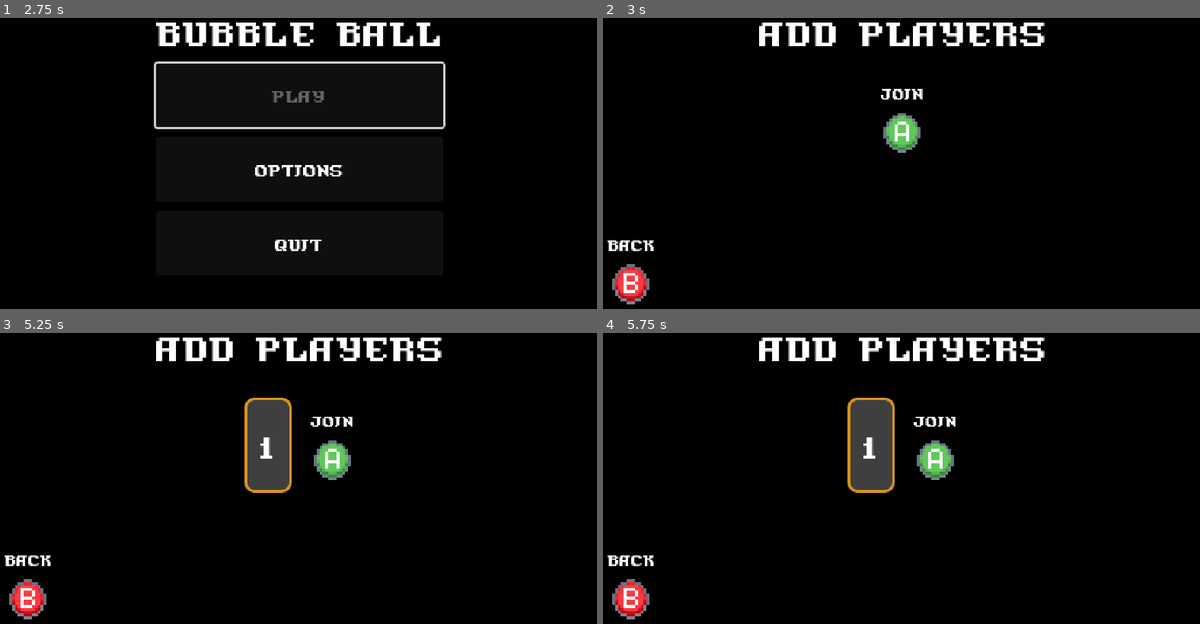
Above: before the commit, frames 1-4 (two rows, left to right).
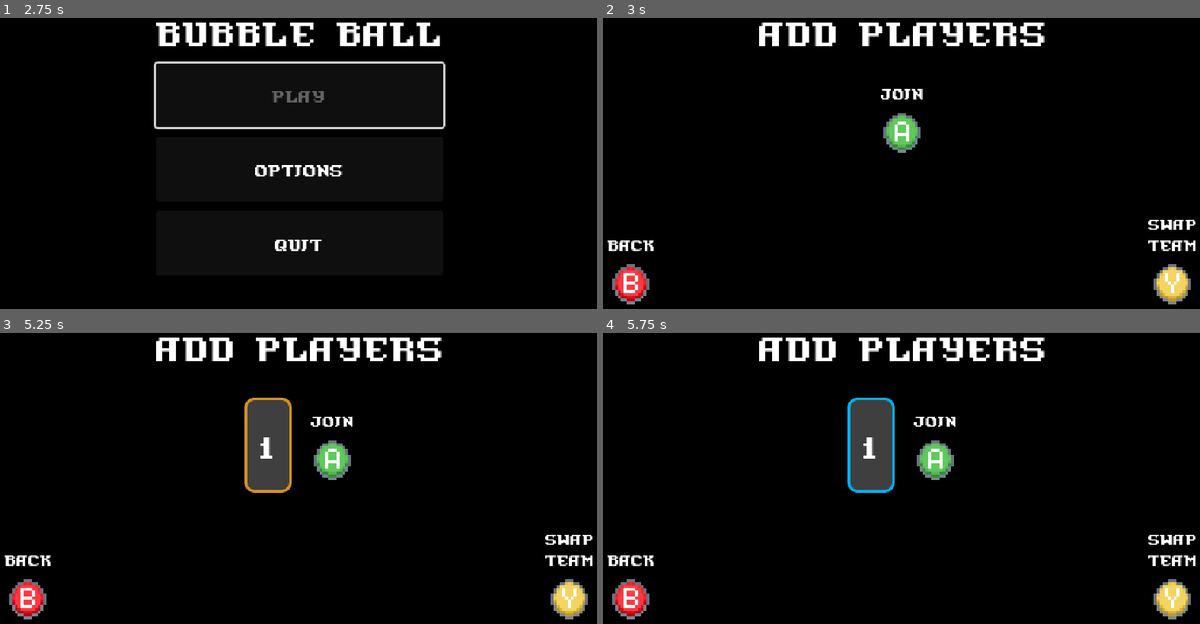
Above: after the commit, the same moments.

Repository: kyleyoung1121/BubbleBall
Game: Godot game, scene res://scenes & scripts/menu/main_menu.tscn
The game is run twice, just before and just after one commit, with the same random seed, the same clock (stepped at 60 frames per second) and the same inputs. Sound files missing from this copy of the repository are replaced by a short silence.
Inputs (mouse positions are in pixels of both pictures, inside the frame that each line leads up to):
- Up to frame 1 (2.75 s): click "Play" at 0.5 s; click "Play" at 1.25 s; click "Options" at 2 s
- Up to frame 2 (3 s): tap Enter (join) at 2.75 s; tap Y (team_swap, bound only after the commit) at 2.85 s
- Up to frame 3 (5.25 s): tap Space (jump) at 3.02, 4.52 s; click (29, 583) at 3.52 s; tap X (start) at 4.25, 5 s; hold Escape (back) 4.28-5.03 s; tap S (dive) at 4.35 s; tap Y (team_swap, bound only after the commit) at 4.55 s; tap Enter (join) at 5.1 s
- Up to frame 4 (5.75 s): tap Y (team_swap, bound only after the commit) at 5.3 s

Frame 1 is identical in both runs. In frame 2, 1.0% of the frame differs, in the area x 91-100%, y 69-99%; in frame 3, 1.0%; in frame 4, 1.4%, in the area x 40-100%, y 22-99%.

Commit message:
Added alternative UI options for unpause and change team

Diff:
--- a/project.godot
+++ b/project.godot
@@ -122,6 +122,12 @@
 , Object(InputEventJoypadButton,"resource_local_to_scene":false,"resource_name":"","device":-1,"button_index":6,"pressure":0.0,"pressed":true,"script":null)
 ]
 }
+team_swap={
+"deadzone": 0.5,
+"events": [Object(InputEventJoypadButton,"resource_local_to_scene":false,"resource_name":"","device":-1,"button_index":3,"pressure":0.0,"pressed":true,"script":null)
+, Object(InputEventKey,"resource_local_to_scene":false,"resource_name":"","device":-1,"window_id":0,"alt_pressed":false,"shift_pressed":false,"ctrl_pressed":false,"meta_pressed":false,"pressed":false,"keycode":0,"physical_keycode":89,"key_label":0,"unicode":121,"echo":false,"script":null)
+]
+}
 
 [layer_names]
 
--- a/scenes & scripts/gameplay/gameplay.gd
+++ b/scenes & scripts/gameplay/gameplay.gd
@@ -112,6 +112,9 @@
 	if round_in_progress:
 		# If the player presses pause and is allowed, pause. (Time scale becomes 0)
 		if not block_pause and PlayerManager.player_button_pressed("pause"):
+			toggle_pause()
+		# Allow back button to unpause
+		if round_paused and PlayerManager.player_button_pressed("back"):
 			toggle_pause()
 
 
--- a/scenes & scripts/menu/main_menu.tscn
+++ b/scenes & scripts/menu/main_menu.tscn
@@ -6,6 +6,7 @@
 [ext_resource type="Theme" uid="uid://dxnhffmfb2hde" path="res://assets/themes/new_theme.tres" id="3_i51tq"]
 [ext_resource type="Texture2D" uid="uid://cny5vlfq1voyw" path="res://assets/sprites/buttons/b_button.png" id="4_kxs8b"]
 [ext_resource type="Texture2D" uid="uid://mgb8xxk30hnr" path="res://assets/sprites/buttons/x_button.png" id="4_nkhm6"]
+[ext_resource type="Texture2D" uid="uid://k5ywaxkfldte" path="res://assets/sprites/buttons/y_button.png" id="7_ptj8d"]
 
 [sub_resource type="StyleBoxFlat" id="StyleBoxFlat_ijri5"]
 bg_color = Color(0.6, 0.6, 0.6, 0)
@@ -22,7 +23,6 @@
 script = ExtResource("2_ti8ij")
 
 [node name="Main" type="Control" parent="CanvasLayer"]
-visible = false
 layout_mode = 3
 anchors_preset = 15
 anchor_right = 1.0
@@ -83,6 +83,7 @@
 grow_vertical = 2
 
 [node name="PauseMenu" parent="CanvasLayer/Settings" instance=ExtResource("3_2pykj")]
+visible = false
 layout_mode = 1
 
 [node name="AddPlayers" type="Control" parent="CanvasLayer"]
@@ -222,6 +223,50 @@
 theme_override_styles/disabled = SubResource("StyleBoxFlat_ijri5")
 theme_override_styles/focus = SubResource("StyleBoxFlat_ijri5")
 
+[node name="PanelContainer2" type="PanelContainer" parent="CanvasLayer/AddPlayers"]
+layout_mode = 1
+anchors_preset = 3
+anchor_left = 1.0
+anchor_top = 1.0
+anchor_right = 1.0
+anchor_bottom = 1.0
+offset_left = -70.0
+offset_top = -94.0
+grow_horizontal = 0
+grow_vertical = 0
+
+[node name="MarginContainer" type="MarginContainer" parent="CanvasLayer/AddPlayers/PanelContainer2"]
+layout_mode = 2
+theme_override_constants/margin_left = 10
+theme_override_constants/margin_top = 10
+theme_override_constants/margin_right = 10
+theme_override_constants/margin_bottom = 10
+
+[node name="BackToMenuGraphic" type="VBoxContainer" parent="CanvasLayer/AddPlayers/PanelContainer2/MarginContainer"]
+layout_mode = 2
+alignment = 1
+
+[node name="Label" type="Label" parent="CanvasLayer/AddPlayers/PanelContainer2/MarginContainer/BackToMenuGraphic"]
+layout_mode = 2
+size_flags_horizontal = 4
+text = "Swap
+Team"
+horizontal_alignment = 1
+
+[node name="TextureRect" type="TextureRect" parent="CanvasLayer/AddPlayers/PanelContainer2/MarginContainer/BackToMenuGraphic"]
+layout_mode = 2
+size_flags_horizontal = 4
+texture = ExtResource("7_ptj8d")
+stretch_mode = 2
+
+[node name="AddPlayersBackButton" type="Button" parent="CanvasLayer/AddPlayers/PanelContainer2"]
+layout_mode = 2
+theme_override_styles/normal = SubResource("StyleBoxFlat_ijri5")
+theme_override_styles/hover = SubResource("StyleBoxFlat_ijri5")
+theme_override_styles/pressed = SubResource("StyleBoxFlat_ijri5")
+theme_override_styles/disabled = SubResource("StyleBoxFlat_ijri5")
+theme_override_styles/focus = SubResource("StyleBoxFlat_ijri5")
+
 [node name="Background" type="ColorRect" parent="."]
 layout_mode = 1
 anchors_preset = 15
@@ -236,3 +281,4 @@
 [connection signal="pressed" from="CanvasLayer/Main/CenterContainer/PanelContainer/MarginContainer/VBoxContainer/MainQuitButton" to="CanvasLayer" method="_on_main_quit_button_pressed"]
 [connection signal="pressed" from="CanvasLayer/AddPlayers/CenterContainer/VBoxContainer/HoldXToStartGraphic/AddPlayersBackButton" to="CanvasLayer" method="_on_add_players_back_button_pressed"]
 [connection signal="pressed" from="CanvasLayer/AddPlayers/PanelContainer/AddPlayersBackButton" to="CanvasLayer" method="_on_add_players_back_button_pressed"]
+[connection signal="pressed" from="CanvasLayer/AddPlayers/PanelContainer2/AddPlayersBackButton" to="CanvasLayer" method="_on_add_players_back_button_pressed"]
--- a/scenes & scripts/multiplayer/player_manager.gd
+++ b/scenes & scripts/multiplayer/player_manager.gd
@@ -34,11 +34,12 @@
 	# Check each player. Get input data regarding if they pressed next or previous
 	for player in player_data.keys():
 		var device = get_player_device(player)
+		var pressed_team_swap = MultiplayerInput.is_action_just_pressed(device, "team_swap")
 		var pressed_next = MultiplayerInput.is_action_just_pressed(device, "map_select_next")
 		var pressed_previous = MultiplayerInput.is_action_just_pressed(device, "map_select_previous")
 
 		# If this player has pressed next or previous, we can swap their team
-		if pressed_next or pressed_previous:
+		if pressed_team_swap or pressed_next or pressed_previous:
 			var current_team = get_player_data(player, "team")
 			var new_team = (current_team % 2) + 1
 			set_player_data(player, "team", new_team)
Binary file changed: assets/sprites/buttons/y_button.png
Not shown: 1 places in scenes & scripts/menu/main_menu.tscn that only renumber resources
